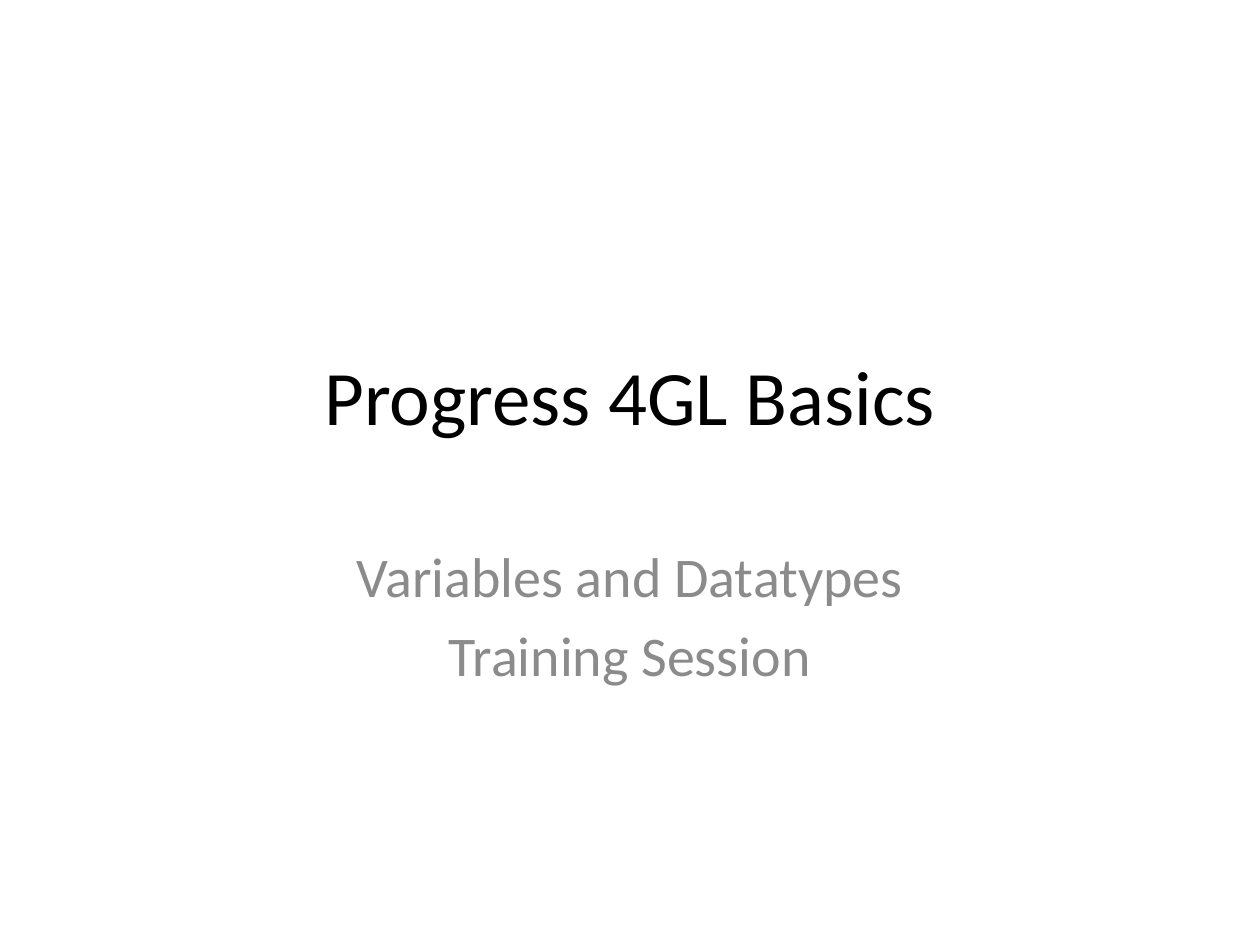
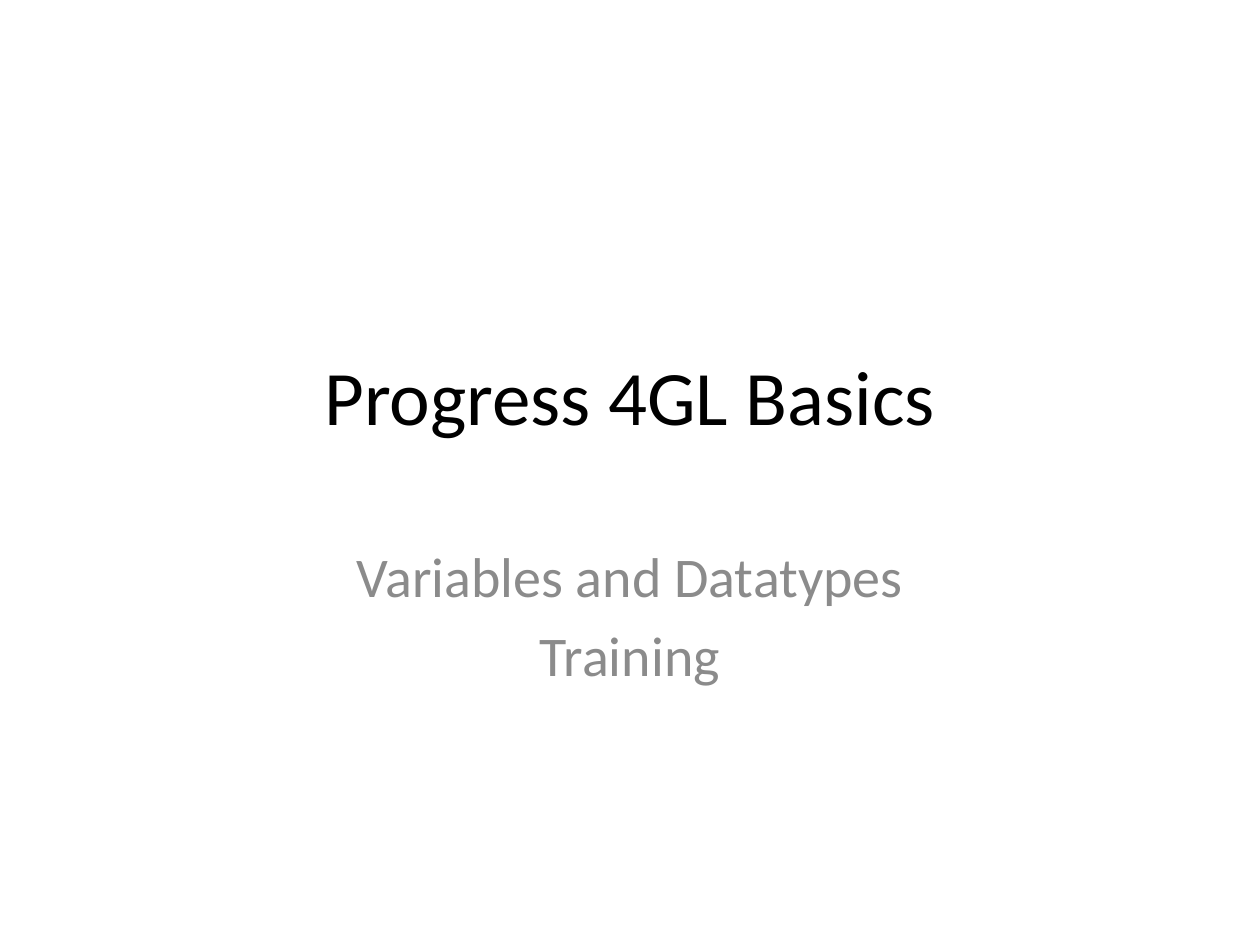
Before and after one commit to shibaprasadjena98/progress-class, a slide deck: slide 1 of Progress_4GL_Basics_Training.pptx. Drawn at 1260x945 pixels with LibreOffice and Linux fonts; fonts in the diff are those of the drawing. Boxes give left, top, right and bottom in pixels: in the first picture for what was removed or moved away, otherwise in the second. Text is boxed around its words. In the diff, an @@ line names an element or a change of style, - is before the commit and + after.

```diff
--- a/Progress_4GL_Basics_Training.pptx
+++ b/Progress_4GL_Basics_Training.pptx
@@ subtitle at (x1=540, y1=637, x2=720, y2=686): text changed @@
-Training Session
+Training
```
Also in this commit, not shown: 3 other slides changed.
